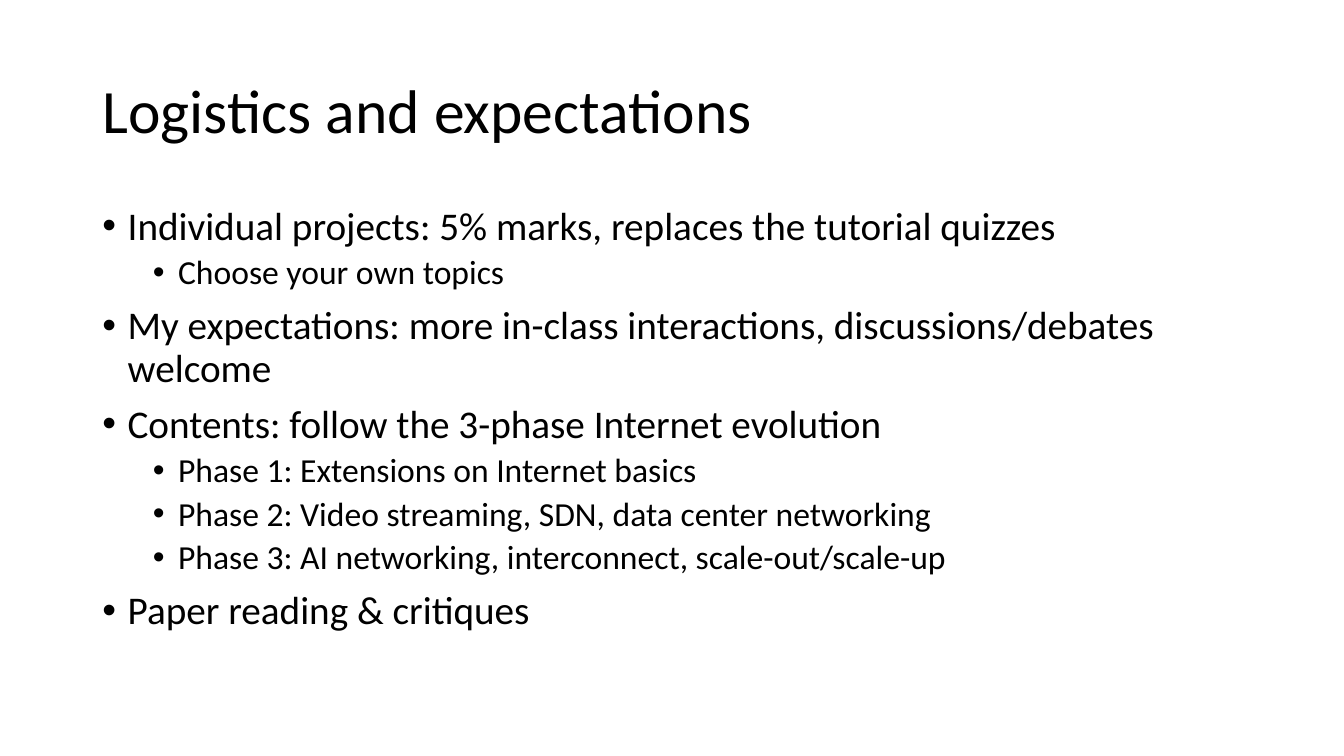
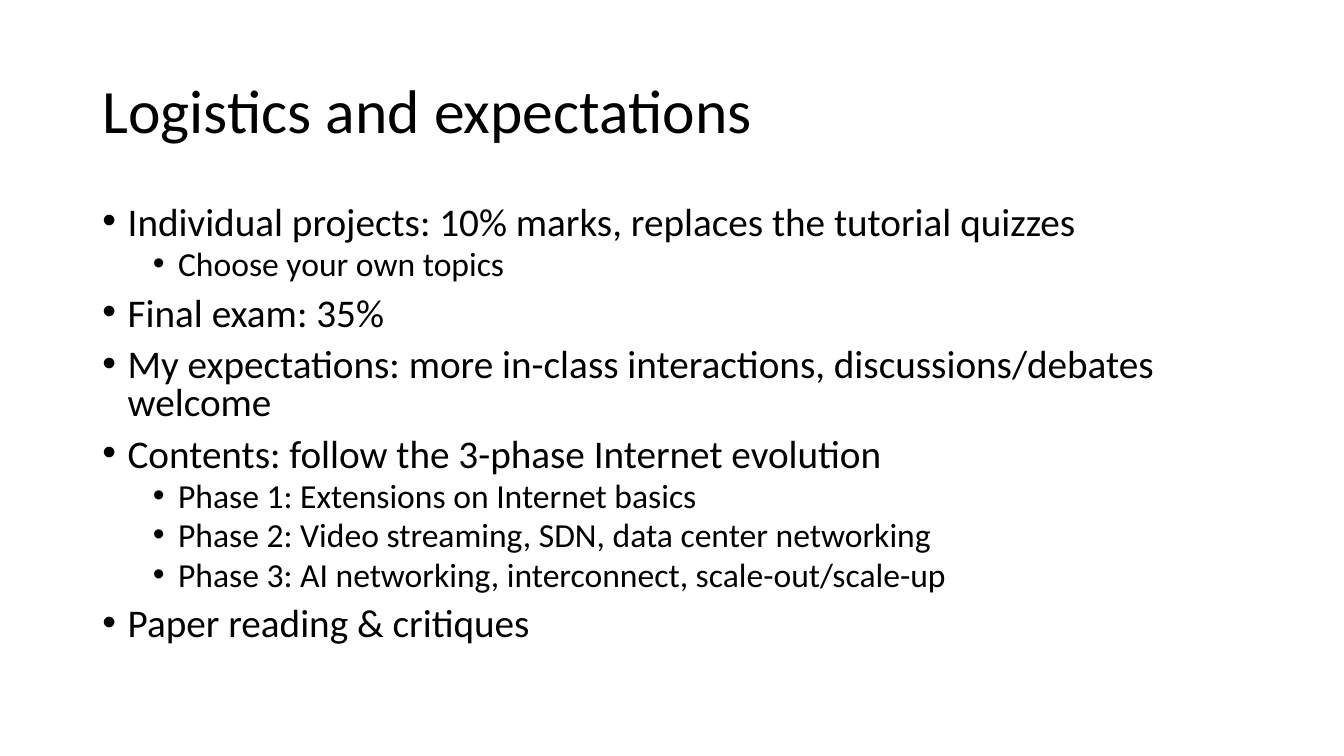
Before and after one commit to henryhxu/CSCI4430-ESTR4120, a slide deck: slide 2 of lec/estr/estr1.pptx. Drawn at 1344x756 pixels with LibreOffice and Linux fonts; fonts in the diff are those of the drawing. Boxes give left, top, right and bottom in pixels: in the first picture for what was removed or moved away, otherwise in the second. Text is boxed around its words. In the diff, an @@ line names an element or a change of style, - is before the commit and + after.

Commit message:
estr1 updated

```diff
--- a/lec/estr/estr1.pptx
+++ b/lec/estr/estr1.pptx
@@ text at box(128, 208, 1075, 243): text changed @@
-• Individual projects: 5% marks, replaces the tutorial quizzes
+• Individual projects: 10% marks, replaces the tutorial quizzes
@@ text at box(128, 252, 1154, 644): line spacing 0.9 to 0.8 @@
@@ text at box(128, 299, 384, 328): paragraph added @@
+• Final exam: 35%
```
